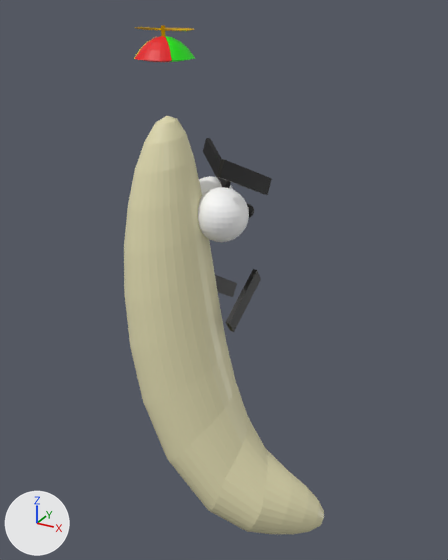
Renders of the glTF model Assets/Banana_man/banana_villian.glb from each side of a commit.
Both versions are drawn from a 50 mm camera at (1.17, -1.91, 1.39) aimed at (0.07, 0.09, 0.39). The lights are fixed; the arrows at lower left show +X, +Y and +Z. Where no turn or scale is listed for an object, it has been applied to the vertices.

Script lines for the objects in view, before the commit:
```python
ob_banana = bpy.data.objects.new('Banana', me_sphere)
ob_banana.location = (0.0, 0.0, 0.0)
ob_banana.rotation_euler = (0.0, 0.0, 2.389)  # degrees (0, 0, 137)
ob_banana.scale = (-0.18, -0.18, -0.843)
ob_cube = bpy.data.objects.new('Cube', me_cube_004)
ob_cube.location = (0.145, 0.123, 0.807)
ob_cube.rotation_euler = (3.043, 0.426, 1.218)  # degrees (174, 24, 70)
ob_cube.scale = (0.132, 0.00916, 0.0324)
ob_cube_002 = bpy.data.objects.new('Cube.002', me_cube_006)
ob_cube_002.location = (0.145, 0.123, 0.304)
ob_cube_002.rotation_euler = (0.0, -2.542, -1.618)  # degrees (0, -146, -93)
ob_cube_002.scale = (0.132, 0.00916, 0.0324)
ob_cube_003 = bpy.data.objects.new('Cube.003', me_cube_007)
ob_cube_003.location = (-0.013, 0.206, 0.304)
ob_cube_003.rotation_euler = (0.0, 2.609, -1.618)  # degrees (0, 149, -93)
ob_cube_003.scale = (0.132, 0.00916, 0.0324)
ob_hat = bpy.data.objects.new('Hat', me_sphere_001)
ob_hat.location = (-0.105, -0.014, 1.052)
ob_propeller = bpy.data.objects.new('Propeller', me_cube_003)
ob_propeller.location = (-0.105, -0.014, 1.299)
# also in view: 'Sphere' at (0.07, 0.08, 0.66)
```
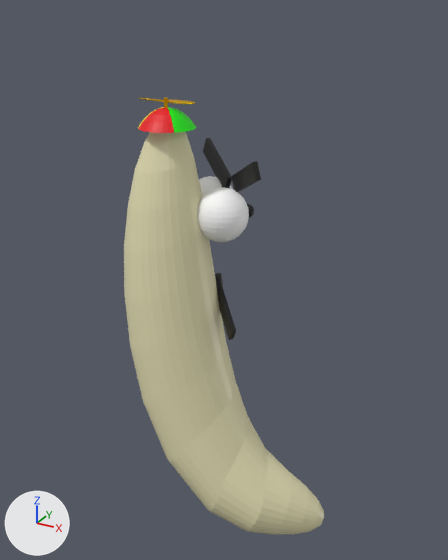
Pixel boxes [x1, y1, x2, y2] of what changed, in the pictures (448 x 560 px):
'Hat', moved: before [134, 36, 195, 62]; after [138, 107, 196, 133]
'Cube', turned: before [217, 159, 272, 195]; after [231, 161, 261, 192]
'Cube.002', moved, turned: before [225, 269, 261, 332]; after [215, 275, 236, 340]
'Propeller', moved: before [135, 25, 194, 36]; after [138, 97, 195, 108]
'Cube.003', turned: before [215, 275, 237, 297]; after [216, 273, 223, 287]

Diff of the bpy script that builds the scene:
```diff
--- a/Assets/Banana_man/banana_villian.glb.py
+++ b/Assets/Banana_man/banana_villian.glb.py
@@ ob_cube @@
 ob_cube.location = (0.145, 0.123, 0.807)
-ob_cube.rotation_euler = (3.043, 0.426, 1.218)  # degrees (174, 24, 70)
+ob_cube.rotation_euler = (-0.0987, 2.716, -0.77)  # degrees (-5.7, 156, -44)
 ob_cube.scale = (0.132, 0.00916, 0.0324)
@@ ob_cube_002 @@
 ob_cube_002 = bpy.data.objects.new('Cube.002', me_cube_006)
-ob_cube_002.location = (0.145, 0.123, 0.304)
-ob_cube_002.rotation_euler = (0.0, -2.542, -1.618)  # degrees (0, -146, -93)
+ob_cube_002.location = (0.09, 0.054, 0.29)
+ob_cube_002.rotation_euler = (0.0, -2.542, -0.741)  # degrees (0, -146, -42)
 ob_cube_002.scale = (0.132, 0.00916, 0.0324)
@@ ob_cube_003 @@
 ob_cube_003.location = (-0.013, 0.206, 0.304)
-ob_cube_003.rotation_euler = (0.0, 2.609, -1.618)  # degrees (0, 149, -93)
+ob_cube_003.rotation_euler = (0.0, 2.609, -1.101)  # degrees (0, 149, -63)
 ob_cube_003.scale = (0.132, 0.00916, 0.0324)
@@ ob_hat @@
 ob_hat = bpy.data.objects.new('Hat', me_sphere_001)
-ob_hat.location = (-0.105, -0.014, 1.052)
+ob_hat.location = (-0.105, -0.014, 0.817)
@@ ob_propeller @@
 ob_propeller = bpy.data.objects.new('Propeller', me_cube_003)
-ob_propeller.location = (-0.105, -0.014, 1.299)
+ob_propeller.location = (-0.105, -0.014, 1.063)
```
